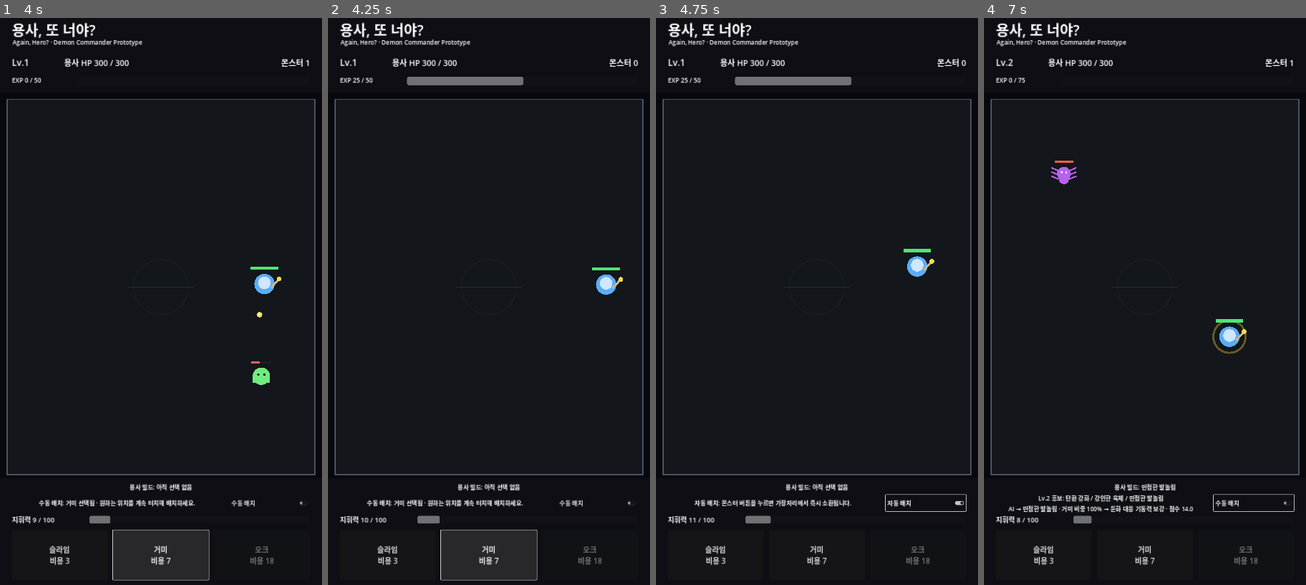
Above: before the commit, frames 1-4 (left to right).
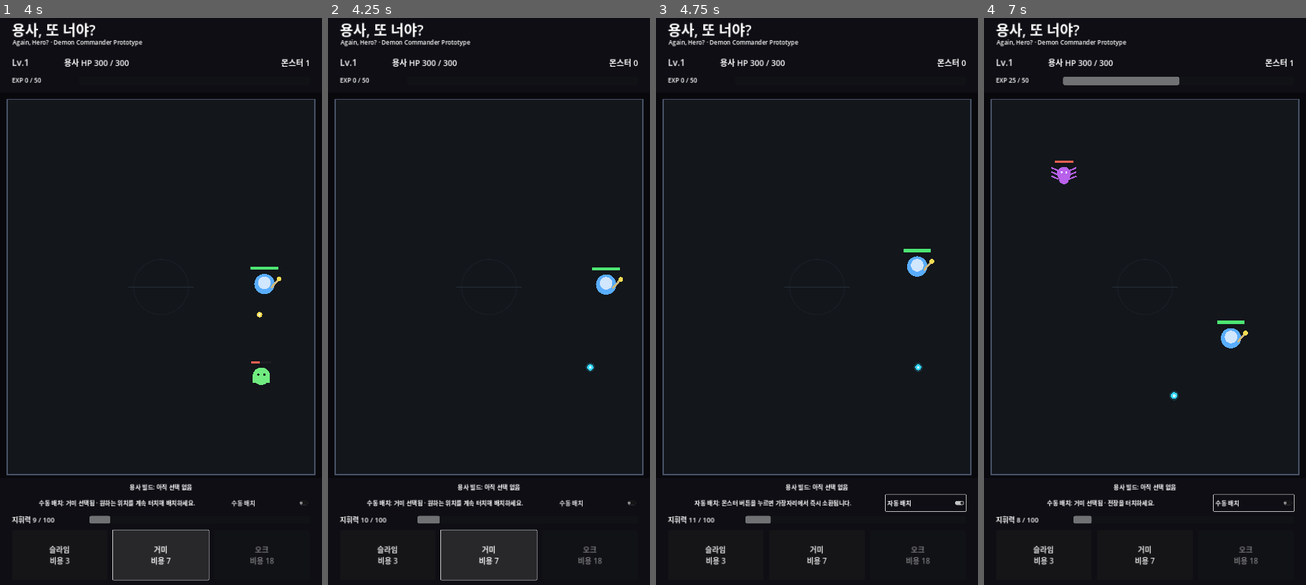
Above: after the commit, the same moments.

Repository: MinSung0732/Again-Hero-
Game: Godot game, scene res://src/main/Main.tscn
Same seed, same stepped clock (60 frames per second), same inputs: the game is played once before the commit and once after it.
Inputs:
- Up to frame 1 (4 s): click "자동 배치" at 0.5 s; click "수동 배치" at 1.25 s; click "슬라임 비용 3" at 2 s; click "자동 배치" at 2.75 s; click "거미 비용 7" at 3.5 s
- Up to frame 2 (4.25 s): no input
- Up to frame 3 (4.75 s): click "수동 배치" at 4.25 s
- Up to frame 4 (7 s): click "슬라임 비용 3" at 5 s; click "거미 비용 7" at 5.75 s; click "자동 배치" at 6.5 s

Frame 1 is identical in both runs. In frame 2, 0.6% of the frame differs, in the area x 7-83%, y 10-63%; in frame 3, 0.6%; in frame 4, 1.9%, in the area x 7-82%, y 7-88%.

Commit message:
feat: drop experience orbs instead of granting exp instantly

Diff:
--- a/src/battle/battle.gd
+++ b/src/battle/battle.gd
@@ -12,6 +12,7 @@
 const SLIME_SCENE := preload("res://src/monsters/Slime.tscn")
 const SPIDER_SCENE := preload("res://src/monsters/Spider.tscn")
 const ORC_SCENE := preload("res://src/monsters/Orc.tscn")
+const EXP_ORB_SCENE := preload("res://src/battle/ExpOrb.tscn")
 
 const FIELD_SIZE := Vector2(1080, 1280)
 const FIELD_CENTER := Vector2(540, 640)
@@ -208,12 +209,22 @@
 	if battle_over:
 		return
 
-	if is_instance_valid(hero) and hero.has_method("gain_exp"):
+	if is_instance_valid(monster):
 		var reward := int(monster.get("exp_reward"))
-		hero.call("gain_exp", reward)
+		var drop_position := (monster as Node2D).global_position
+		_spawn_exp_orb(drop_position, reward)
 
 	monsters_alive = maxi(monsters_alive - 1, 0)
 	_emit_stats()
+
+func _spawn_exp_orb(drop_position: Vector2, exp_value: int) -> void:
+	if exp_value <= 0:
+		return
+
+	var orb := EXP_ORB_SCENE.instantiate() as Node2D
+	add_child(orb)
+	orb.global_position = drop_position
+	orb.call("setup", exp_value)
 
 func _on_hero_died() -> void:
 	if battle_over:
